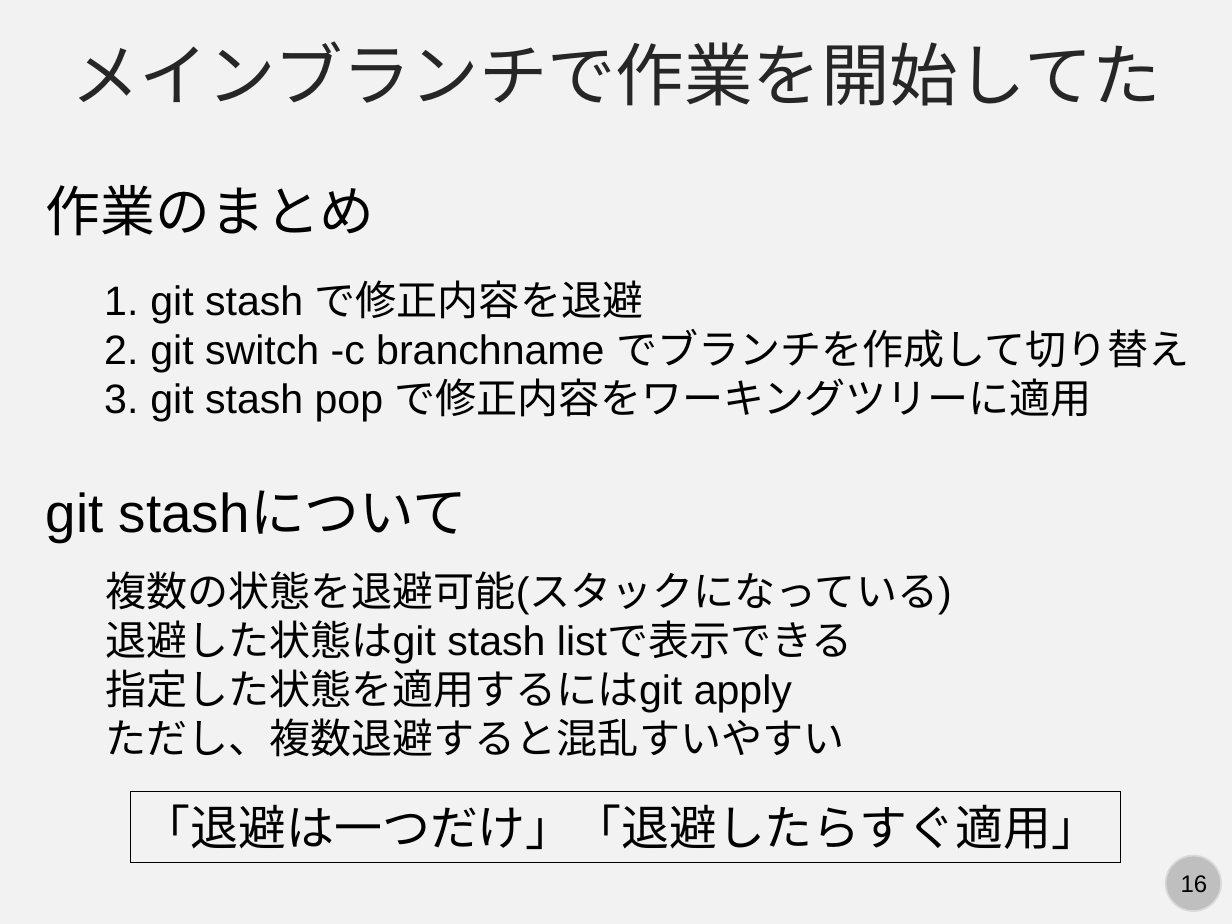
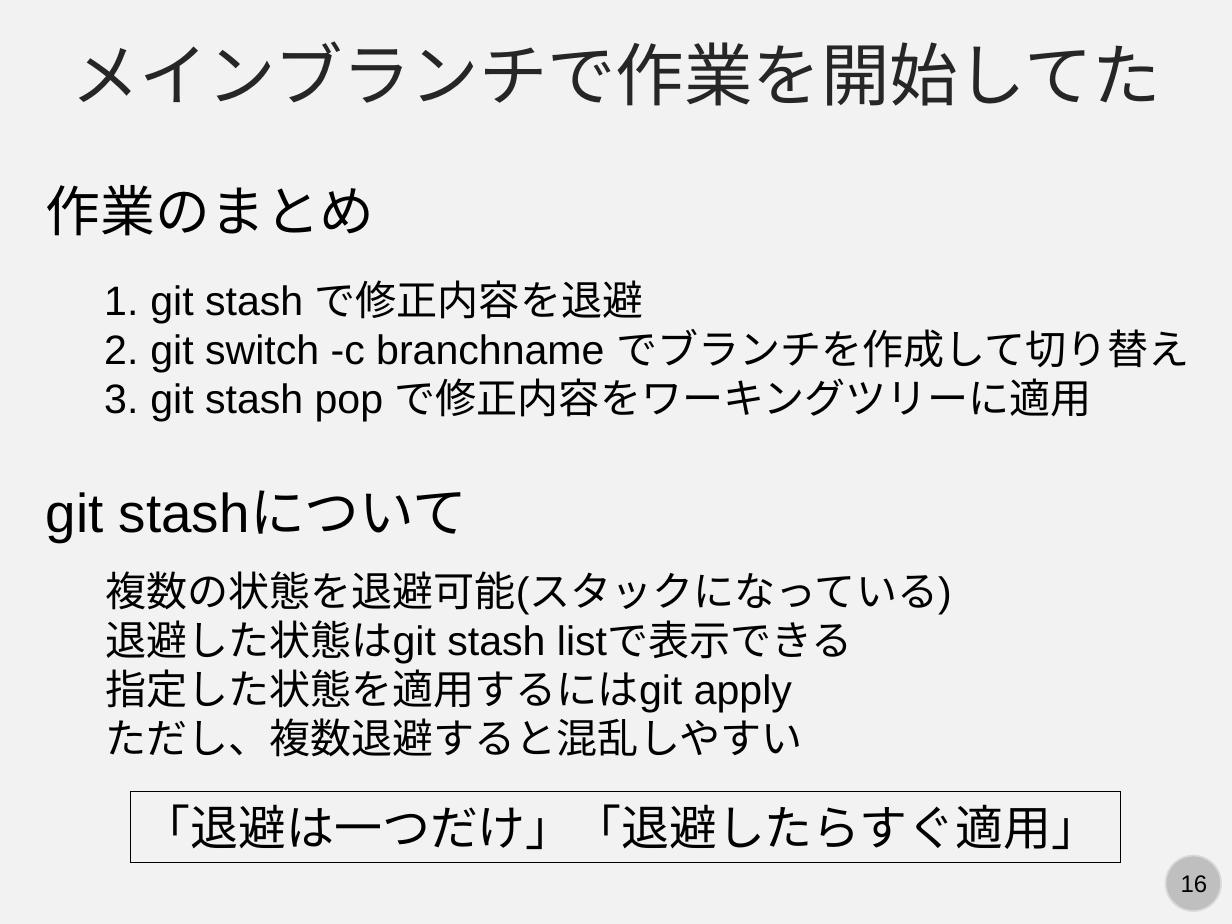
Before and after one commit to kaityo256/github, a slide deck: slide 16 of advanced/fig/slide.pptx. Drawn at 1232x924 pixels with LibreOffice and Linux fonts; fonts in the diff are those of the drawing. Boxes give left, top, right and bottom in pixels: in the first picture for what was removed or moved away, otherwise in the second. Text is boxed around its words. In the diff, an @@ line names an element or a change of style, - is before the commit and + after.

Commit message:
updates slides

```diff
--- a/advanced/fig/slide.pptx
+++ b/advanced/fig/slide.pptx
@@ text at [105, 711, 803, 757]: text changed @@
-ただし、複数退避すると混乱すいやすい
+ただし、複数退避すると混乱しやすい
```
